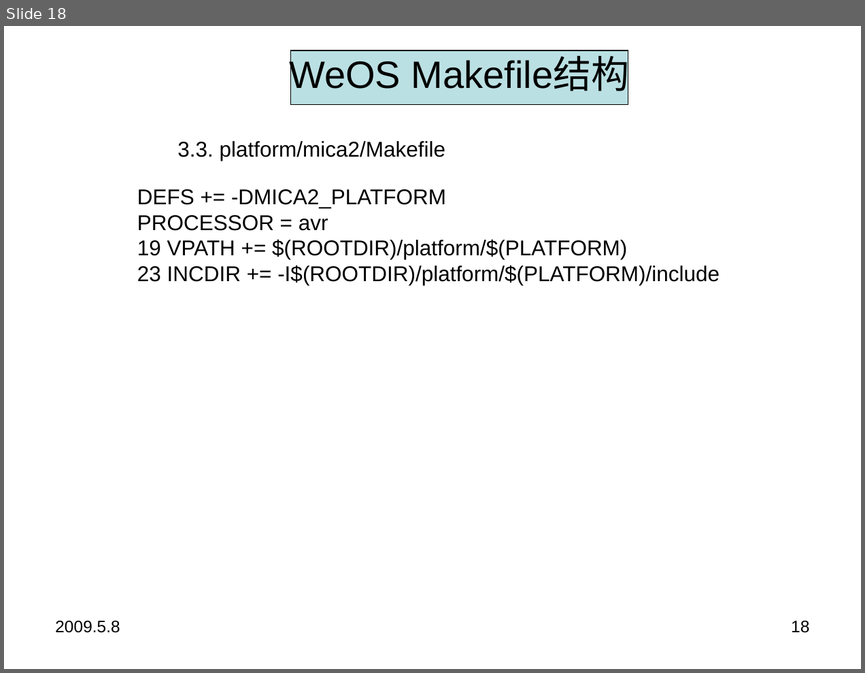
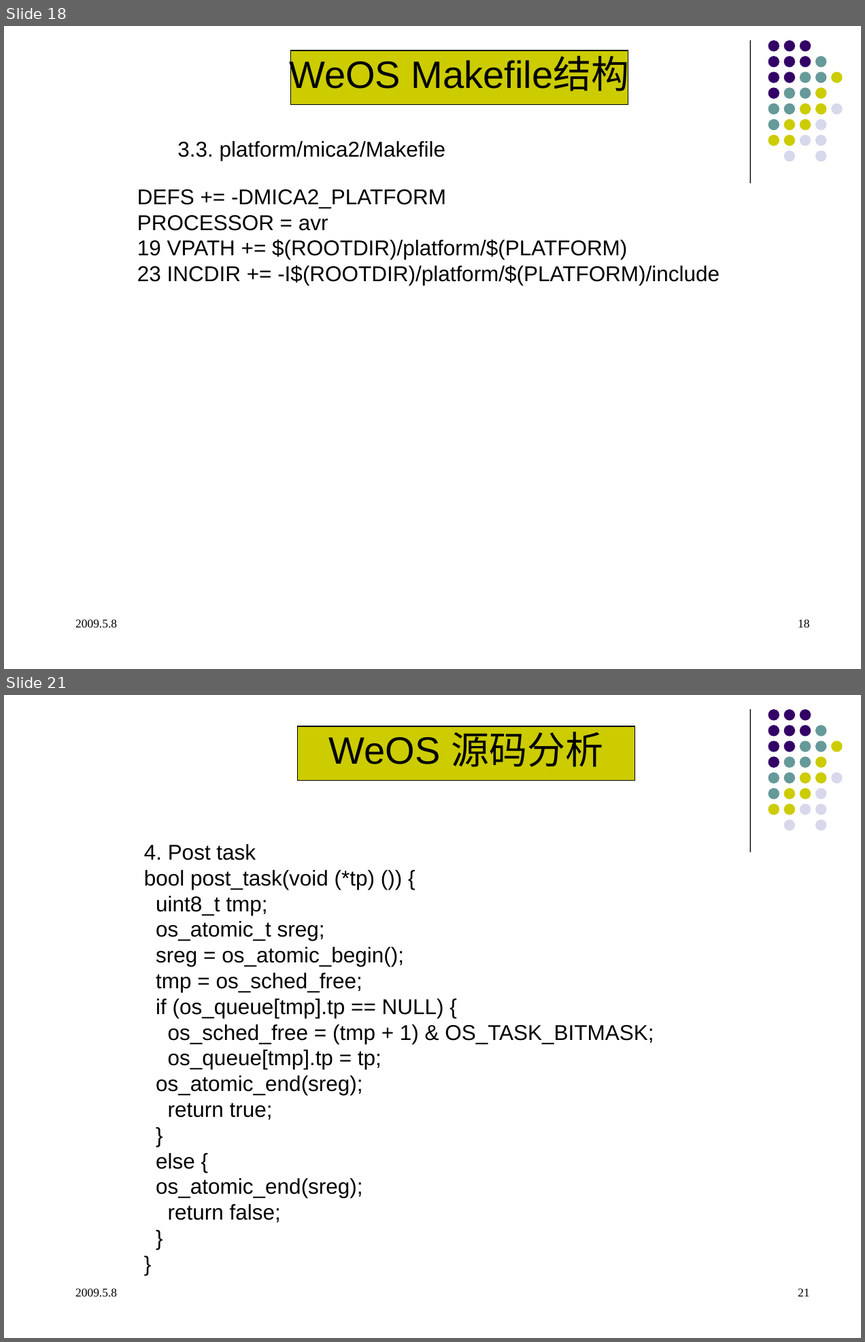
Before and after one commit to qinzb/WeOS, a slide deck: doc/weos_V0.1.ppt. Shown one above the other, each under a label of ours: slide 18 before the commit, slides 18 and 21 after it; the slides between them are not shown. The pictures are 865x673 and 865x1342 pixels, drawn with LibreOffice and Linux fonts; fonts in the diff are those of the drawing. Boxes give left, top, right and bottom in pixels: in the first picture for what was removed or moved away, otherwise in the second. Text is boxed around its words. In the diff, an @@ line names an element or a change of style, - is before the commit and + after.

```diff
--- a/doc/weos_V0.1.ppt
+++ b/doc/weos_V0.1.ppt
@@ slide 21 added at [4,695,861,1338], background #FFFFFF; not listed: 32 template elements that a slide beside it also shows @@
@@ rectangle added at [298,726,636,780], fill #CCCC00, outline #000000 0.74 pt, 32 pt, text #000000 @@
+WeOS 源码分析
@@ text added at [144,844,653,1222], 18 pt, text #000000 @@
+4. Post task
+bool post_task(void (*tp) ()) {
+uint8_t tmp;
+os_atomic_t sreg;
+sreg = os_atomic_begin();
+tmp = os_sched_free;
+if (os_queue[tmp].tp == NULL) {
+os_sched_free = (tmp + 1) & OS_TASK_BITMASK;
+os_queue[tmp].tp = tp;
+os_atomic_end(sreg);
+return true;
+}
+else {
+os_atomic_end(sreg);
+return false;
+}
+}
@@ text added at [75,1288,117,1296], 10 pt, text #000000 @@
+2009.5.8
@@ page number added at [798,1288,809,1296], 10 pt, text #000000 @@
+21
@@ slide 18 changed as well @@
@@ line added from (750, 40) to (750, 183), #000000 0.74 pt @@
@@ rectangle "WeOS Makefile结构" at [291,50,629,104]: fill #BBE0E3 to #CCCC00 @@
@@ group added at [768,40,842,161]: 31 ellipses @@
@@ text "2009.5.8" at [75,619,117,627]: size 14 to 10 pt, font Arial to Times New Roman; indent changed @@
@@ page number at [798,619,809,627]: size 14 to 10 pt, font Arial to Times New Roman; indent changed @@
```
Also in this commit, not shown: 20 other slides changed, 9 other slides added.
